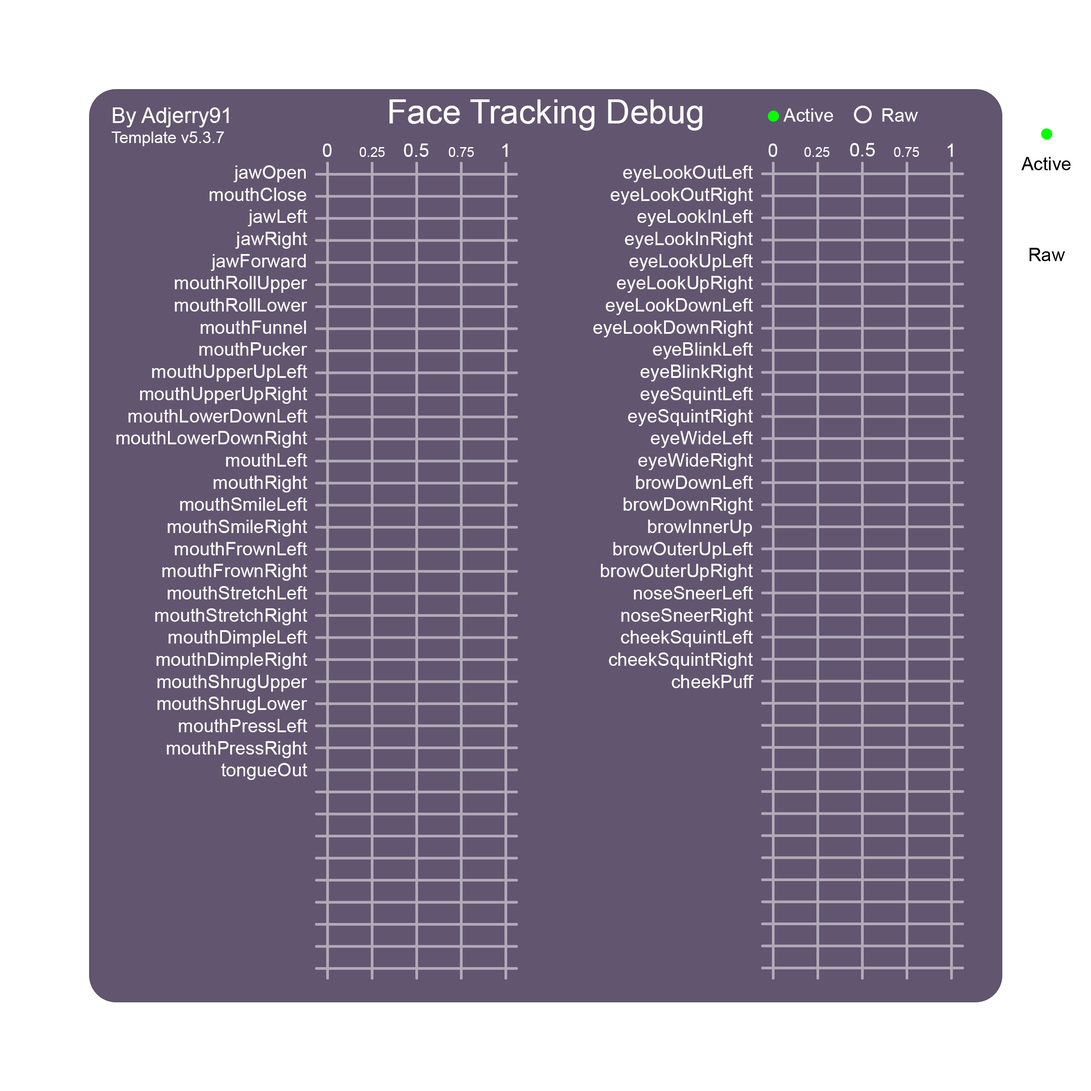
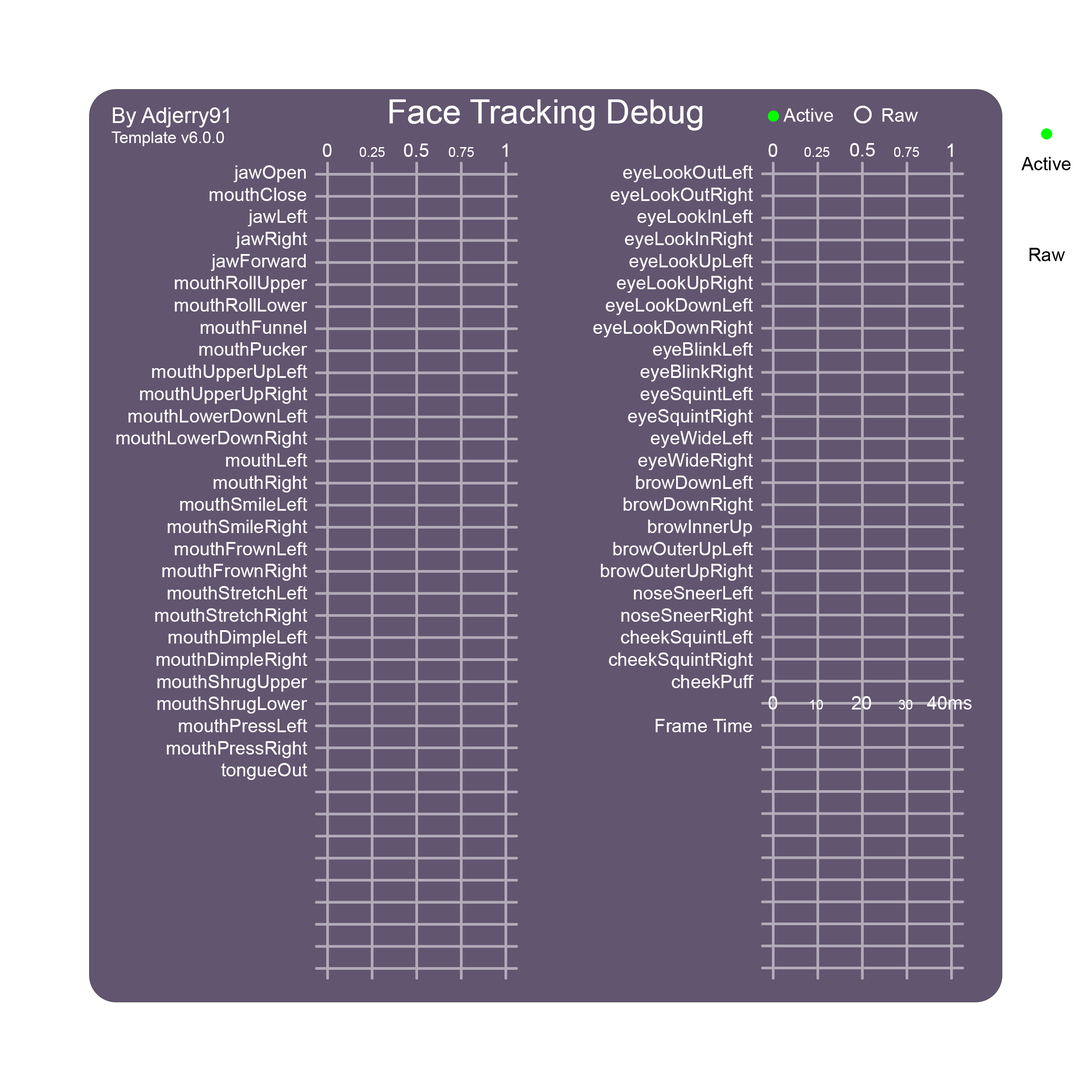
Two versions of the same layered image (1091px x 1091px). Layer-by-layer changes:
painted on "Template Version" over [189, 131, 225, 144]
added group "Frame Time" with 5 layers in group "Text" over [768, 696, 973, 710]
added layer "0 FrameTime" in group "Frame Time" over [768, 696, 778, 710]
added layer "0.01 FrameTime" in group "Frame Time" over [810, 700, 824, 710]
added layer "0.02 FrameTime" in group "Frame Time" over [852, 696, 872, 710]
added layer "0.03 FrameTime" in group "Frame Time" over [898, 700, 914, 710]
added layer "0.04 FrameTime" in group "Frame Time" over [927, 696, 973, 710]
painted on "Shapekeys" (1st of 2, in "Column 2" › "Text") over [655, 719, 753, 733]
